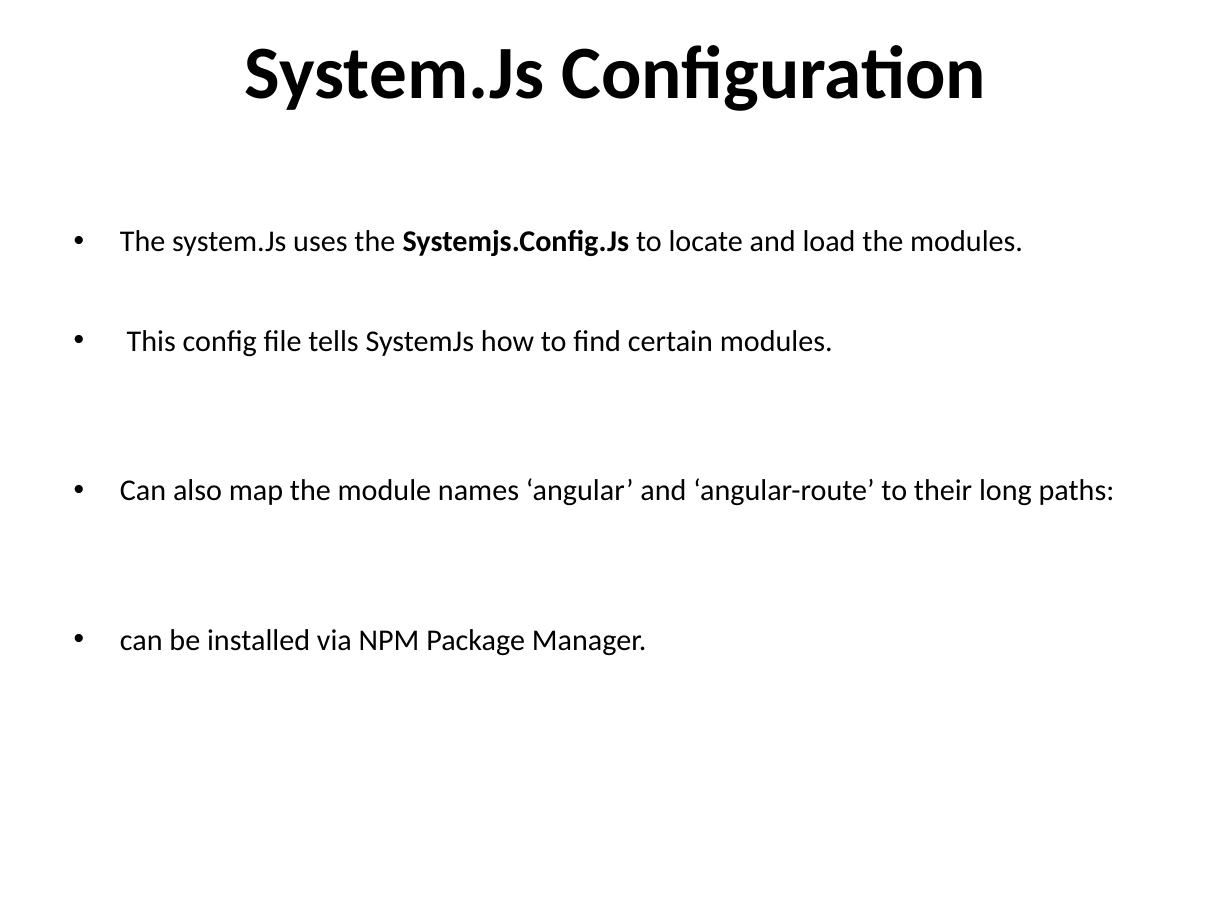
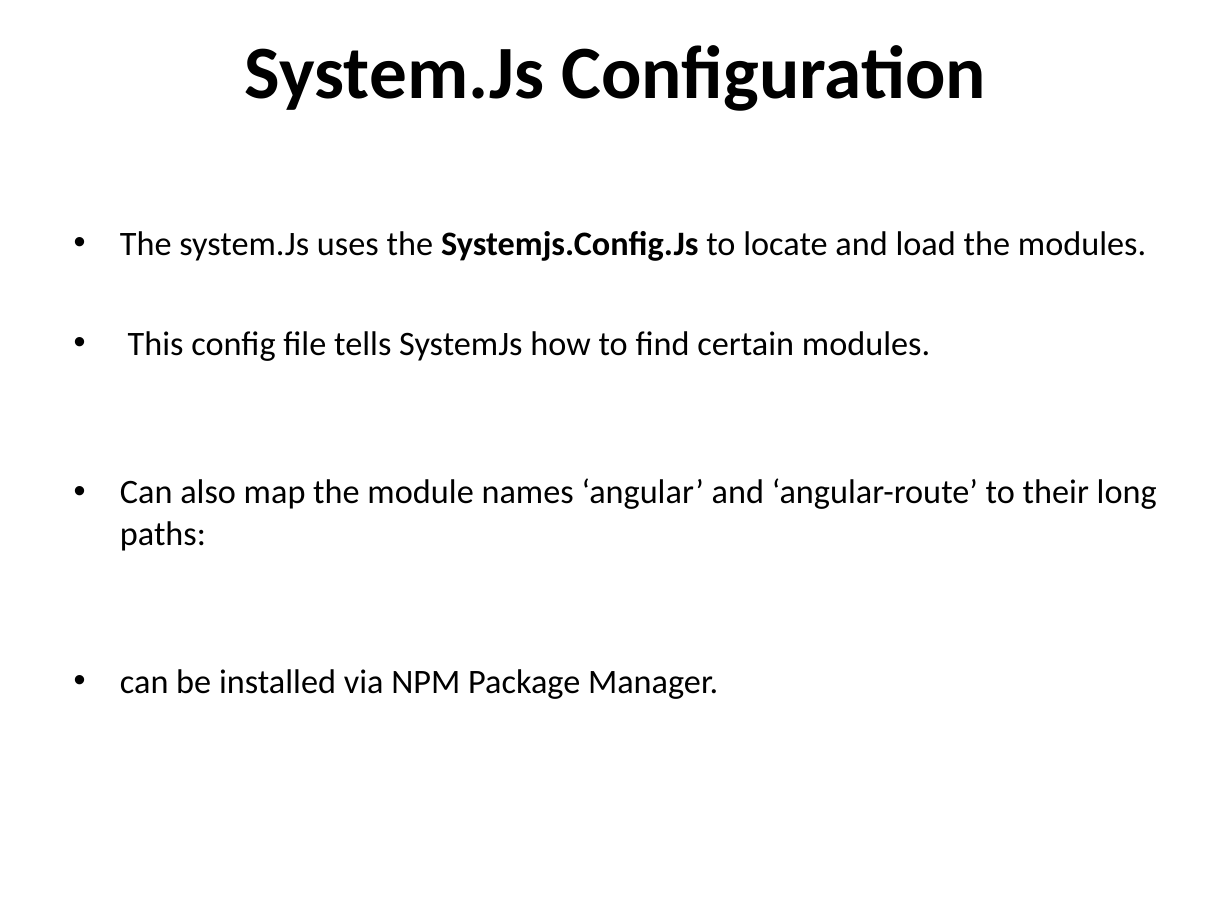
Before and after one commit to vishnumvn/AngularJS_Tut, a slide deck: slide 148 of Materials/Angular_Module01.ppt. Drawn at 1232x924 pixels with LibreOffice and Linux fonts; fonts in the diff are those of the drawing. Boxes give left, top, right and bottom in pixels: in the first picture for what was removed or moved away, otherwise in the second. Text is boxed around its words. In the diff, an @@ line names an element or a change of style, - is before the commit and + after.

```diff
--- a/Materials/Angular_Module01.ppt
+++ b/Materials/Angular_Module01.ppt
@@ text "The system.Js uses the Systemjs.Config.Js ..." at (120,231,1157,699): size 17.6 to 20 pt; less space between paragraphs @@
```
Also in this commit, not shown: 33 other slides changed, 6 other files.
